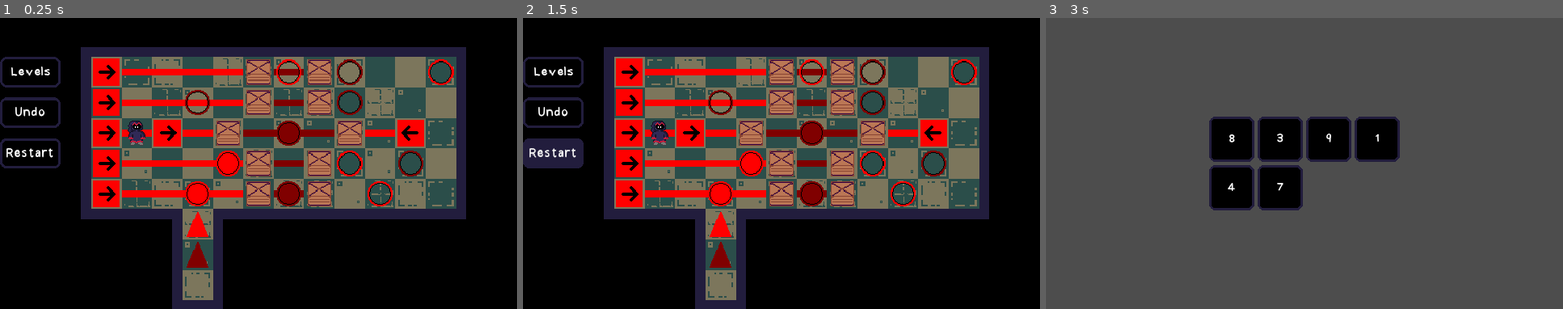
Above: before the commit, frames 1-3 (left to right).
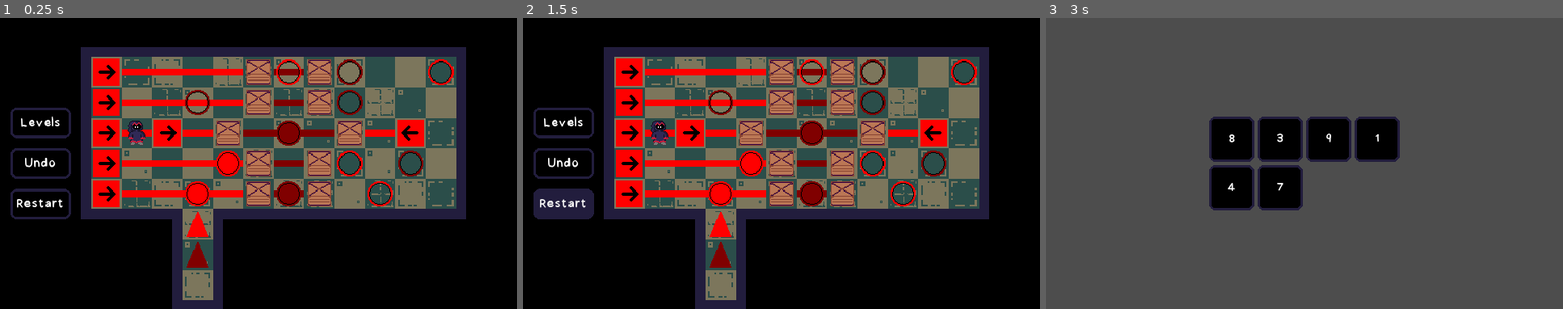
Above: after the commit, the same moments.

Repository: danielday-dev/PirateJam15
Game: Godot game, scene res://Scenes/Levels/7.tscn
Same seed, same stepped clock (60 frames per second), same inputs: the game is played once before the commit and once after it. This scene is started directly instead of the project's main scene.
Inputs:
- Up to frame 1 (0.25 s): no input
- Up to frame 2 (1.5 s): click "Restart" at 0.5 s; click "Restart" at 1.25 s
- Up to frame 3 (3 s): click "Restart" at 2 s; click "Levels" at 2.75 s

The runs differ from the first frame. In frame 1, 2.2% of the frame differs, in the area x 0-14%, y 13-70%; in frame 2, 3.5%; in frame 3, nothing differs.

Commit message:
GUI Updated.

Diff:
--- a/Scenes/Levels/7.tscn
+++ b/Scenes/Levels/7.tscn
@@ -91,3 +91,6 @@
 
 [node name="Wiring" parent="Objects" index="6"]
 connections = Array[ExtResource("2_xjf1n")]([SubResource("Resource_4u3mc"), SubResource("Resource_xve5w"), SubResource( …(298 unchanged characters)…
+
+[node name="GUI" parent="." index="2"]
+position = Vector2(12, 60)
Not shown: 1 places in Scenes/Levels/7.tscn that only renumber resources
